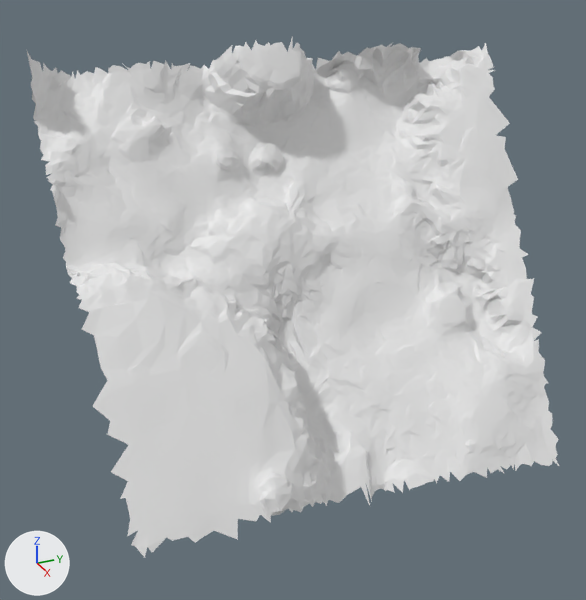
One commit to the glTF model moon small_tiles/tile_332.glb: the scene before it, then after it.
Before and after are seen from a 50 mm camera at (-15.8, -1.04, -13.01) aimed at (-23.16, 2.27, -16.69). The lights are fixed; the arrows at lower left show +X, +Y and +Z. The picture after the commit comes second. Vertices at exactly the same position are counted once.

In view in the first picture: 't332'.
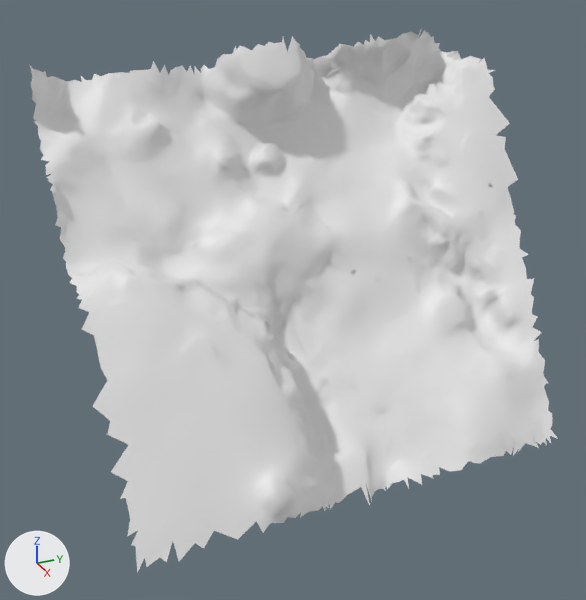
Changed parts and their boxes [x1, y1, x2, y2] in the pictures (586 x 600 px; the box of a moved part takes in the faces that stretch with it):
```json
{"object": "t332", "change": "reshaped", "before": [27, 39, 559, 558], "after": [30, 28, 558, 573]}
{"part": 1, "of": "me_t332", "change": "moved or reshaped", "before": [27, 41, 494, 82], "after": [269, 28, 457, 70]}
{"part": 2, "of": "me_t332", "change": "added", "after": [136, 500, 335, 573]}
{"part": 3, "of": "me_t332", "change": "deleted", "before": [385, 436, 559, 493]}
```

The change, as JSON lines over the scene's bpy script:
```json
{"block": "me_t332", "where": "# used by ob_t332; location = (0.0, 0.0, 0.0)"}
{"op": "remove", "block": "me_t332", "code": "me_t332.from_pydata(...)  # 6028 vertices, 11723 faces; spans x -25.06..-21.35, y -0.1..5.33, z -18.52..-14.1"}
{"op": "add", "block": "me_t332", "code": "me_t332.from_pydata(...)  # 5993 vertices, 11673 faces; spans x -25.01..-21.36, y -0.1..5.33, z -18.52..-14.06"}
{"block": "me_t332", "change": "me_t332 part 1"}
{"block": "me_t332", "change": "49 vertices are removed from x -25.06..-24.01, y -0.01..5.33, z -14.54..-14.11"}
{"block": "me_t332", "change": "83 faces are deleted"}
{"block": "me_t332", "change": "42 vertices are added at x -24.95..-24.28, y 2.72..5.04, z -14.45..-14.06"}
{"block": "me_t332", "change": "88 new faces join them"}
{"block": "me_t332", "change": "me_t332 part 2"}
{"block": "me_t332", "change": "21 vertices are added at x -21.74..-21.36, y -0.03..2.05, z -18.42..-18.07"}
{"block": "me_t332", "change": "42 new faces join them"}
{"block": "me_t332", "change": "me_t332 part 3"}
{"block": "me_t332", "change": "49 vertices are removed from x -21.8..-21.35, y 2.85..4.73, z -18.5..-18.23"}
{"block": "me_t332", "change": "97 faces are deleted"}
```
